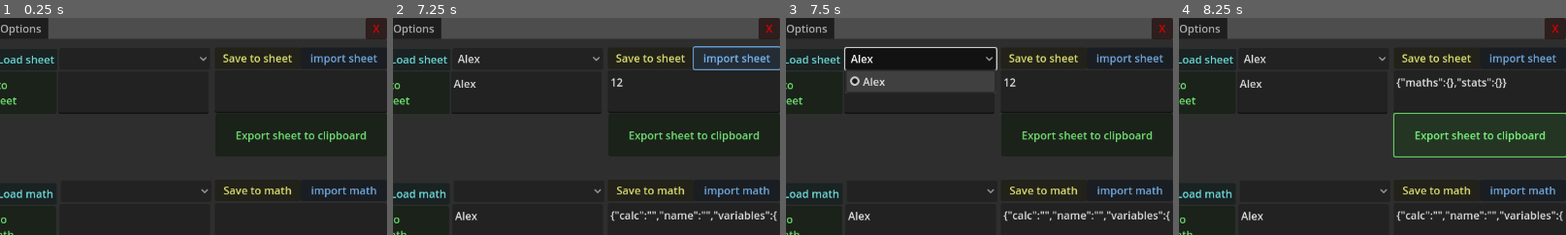
Above: before the commit, frames 1-4 (left to right).
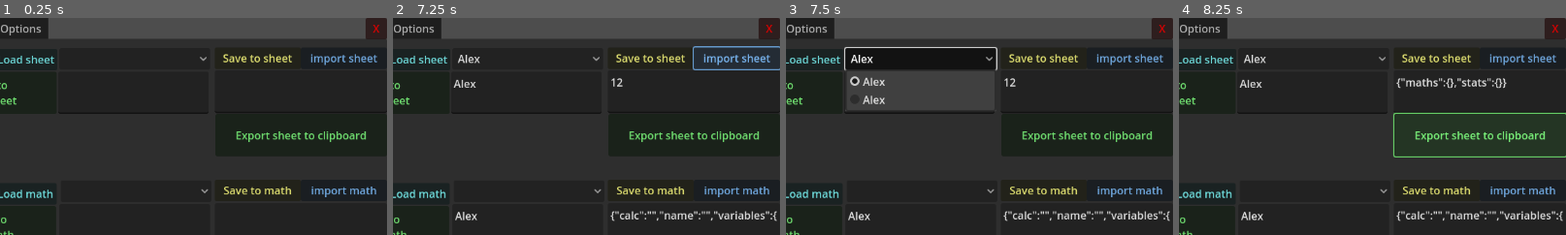
Above: after the commit, the same moments.

Repository: Random31234/huge-numbers-2.0
Game: Godot game, scene res://scenes/main.tscn
Two runs of this game, one before a commit and one after it. Both use one fixed random seed, a clock stepped at 60 frames per second and the inputs below.
Inputs (mouse positions are % of the whole screen's width and height, from its top left):
- Up to frame 1 (0.25 s): no input
- Up to frame 2 (7.25 s): click (9, 90) at 0.52 s; type "Alex" at 0.6 s; click (67, 48) at 0.75 s; type "Alex" at 0.83 s; click (89, 48) at 0.98 s; type "12" at 1.07 s; click (89, 17) at 1.27 s; type "12" at 1.35 s; click (67, 17) at 1.5 s; type "Alex" at 1.58 s; click "Save to sheet" at 2 s; click "Save to new sheet" at 2.75 s; click "Print stat" at 3.5 s; click (68, 40) at 4.25 s; click "import math" at 5 s; click "Export math to clipboard" at 5.75 s; click "import sheet" at 6.5 s
- Up to frame 3 (7.5 s): click "Alex" at 7.25 s
- Up to frame 4 (8.25 s): click "Export sheet to clipboard" at 8 s
The pictures show only the part of the screen within x 50-100%, y 0-50%; the shares and areas given below are measured in that part.

Frames 1-2 are identical in both runs. In frame 3, 2.8% of the frame differs, in the area x 15-54%, y 34-43%; in frame 4, nothing differs.
Error in both runs: Invalid access to property or key 'calc' on a base object of type 'float'. (res://scripts/Save)

Commit message:
Major update, working on features now
Features in development

Diff:
--- a/scenes/main.tscn
+++ b/scenes/main.tscn
@@ -1,6 +1,7 @@
-[gd_scene load_steps=20 format=3 uid="uid://bsvg48syefxe0"]
-
-[ext_resource type="Script" path="res://scripts/Stats.gd" id="1_7y165"]
+[gd_scene load_steps=21 format=3 uid="uid://bsvg48syefxe0"]
+
+[ext_resource type="Script" path="res://scripts/editStats/Stats.gd" id="1_7y165"]
+[ext_resource type="Script" path="res://scripts/print_node.gd" id="1_jx5fe"]
 [ext_resource type="Script" path="res://scripts/enablerDisabler.gd" id="1_pq12d"]
 [ext_resource type="Script" path="res://scripts/Mathematics scripts/maths.gd" id="2_0oss8"]
 [ext_resource type="Script" path="res://scripts/documentation.gd" id="2_xlgaw"]
@@ -32,6 +33,7 @@
 anchors_preset = 0
 offset_right = 40.0
 offset_bottom = 40.0
+script = ExtResource("1_jx5fe")
 
 [node name="TextEdit" type="TextEdit" parent="Print node"]
 layout_mode = 0
@@ -788,6 +790,7 @@
 
 [node name="export math" type="Button" parent="TabContainer/Save/maths"]
 modulate = Color(0.501961, 1, 0.501961, 1)
+layout_mode = 0
 offset_left = 554.0
 offset_top = 312.0
 offset_right = 810.0
@@ -876,6 +879,7 @@
 
 [node name="export sheet" type="Button" parent="TabContainer/Save/sheets"]
 modulate = Color(0.501961, 1, 0.501961, 1)
+layout_mode = 0
 offset_left = 555.0
 offset_top = 112.0
 offset_right = 810.0
@@ -995,6 +999,7 @@
 [connection signal="button_down" from="TabContainer/Save/sheets/Save stats" to="TabContainer/Save/sheets" method="saveToSheet"]
 [connection signal="button_down" from="TabContainer/Save/sheets/Import sheet" to="TabContainer/Save/sheets" method="importFromIEB"]
 [connection signal="button_down" from="TabContainer/Save/sheets/load sheet" to="TabContainer/Save/sheets" method="loadSheet"]
+[connection signal="button_down" from="TabContainer/Save/sheets/Save to new sheet" to="TabContainer/Save/sheets" method="saveNewSheet"]
 [connection signal="button_down" from="TabContainer/Save/sheets/Delete sheet" to="TabContainer/Save/sheets" method="deleteSheet"]
 [connection signal="button_down" from="TabContainer/Save/sheets/export sheet" to="TabContainer/Save/sheets" method="exportToClipboard"]
 [connection signal="item_selected" from="TabContainer/Options/OptionButton" to="TabContainer/Options/OptionButton" method="TopicSelected"]
--- a/scripts/Save systems/saveSheet.gd
+++ b/scripts/Save systems/saveSheet.gd
@@ -62,6 +62,7 @@
 
 	var fil = FileAccess.open(savePath+nameBox.text+".txt",FileAccess.WRITE)
 	fil.store_string(createDictionary())
+	sheetNames.append(nameBox.text)
 	updateSheetNames()
 
 
@@ -137,7 +138,7 @@
 		d[x] = y
 		x+=1
 	var jstr = JSON.stringify(d)
-
+	print(jstr)
 	var f =FileAccess.open(sheetNamesFile,FileAccess.WRITE)
 	f.store_string(jstr)
 
@@ -146,6 +147,7 @@
 	if not f:
 		print("file not detected")
 		#this should be the basis for creating the tutorial sheet
+
 		return
 	if f == null:
 		print("file is null")
@@ -155,6 +157,7 @@
 
 	for x in d:
 		sheetNames.append(d[x])
+	updateSheetNames()
 
 # Get the current contents of the clipboard
 #var current_clipboard = DisplayServer.clipboard_get()
--- /dev/null
+++ b/scripts/print_node.gd
@@ -0,0 +1,4 @@
+extends Control
+
+
+@export var s:stats
Not shown, changed: Documentation folder/Goals.txt
Renamed: scripts/Stats.gd -> scripts/editStats/Stats.gd
